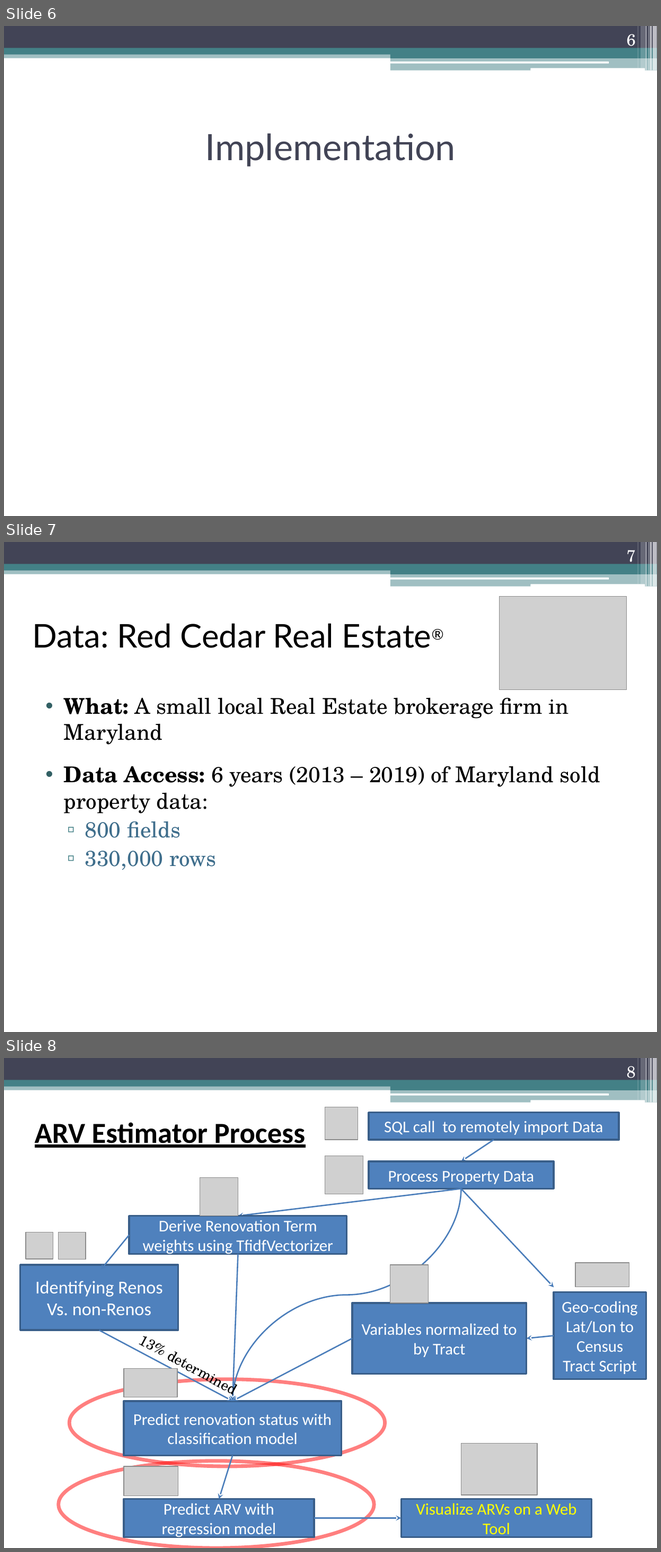
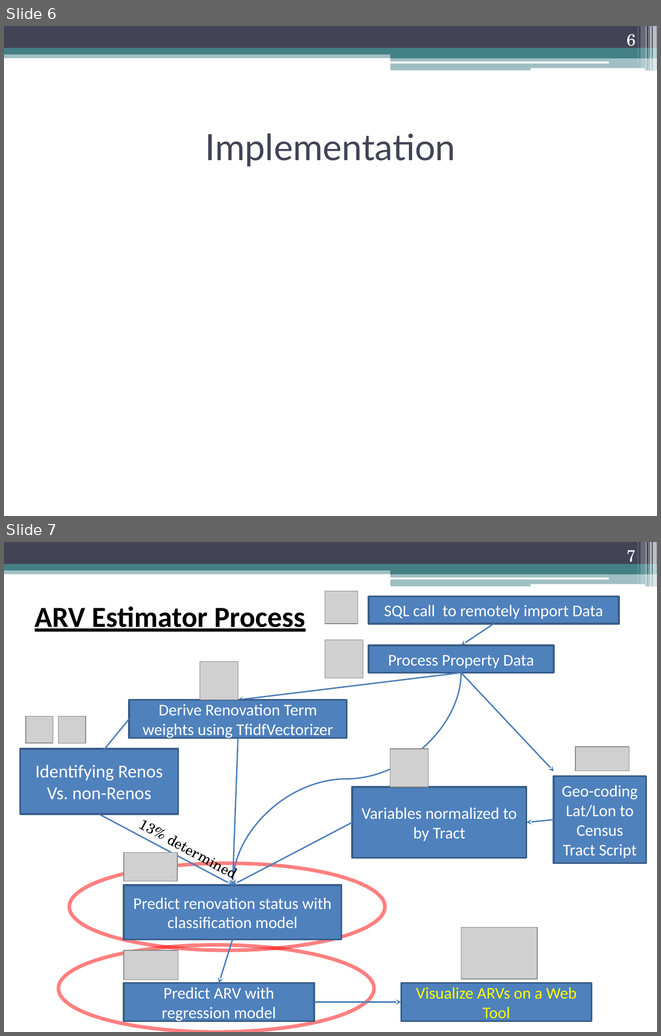
Before and after one commit to JosephGirsch/portfolio, a slide deck: assets/After-Repair Value Prediction Tool Presentation.pptx. Shown one above the other, each under a label of ours: slides 6, 7 and 8 before the commit, slides 6 and 7 after it. The pictures are 661x1552 and 661x1036 pixels, drawn with LibreOffice and Linux fonts; fonts in the diff are those of the drawing; grey boxes stand for pictures. Boxes give left, top, right and bottom in pixels: in the first picture for what was removed or moved away, otherwise in the second. Text is boxed around its words. In the diff, an @@ line names an element or a change of style, - is before the commit and + after.

Commit message:
removed R Cedar slide

```diff
--- a/assets/After-Repair Value Prediction Tool Presentation.pptx
+++ b/assets/After-Repair Value Prediction Tool Presentation.pptx
@@ slide 7 removed at box(4, 542, 657, 1032), background #FFFFFF; not listed: 13 template elements that a slide beside it also shows @@
@@ page number removed at box(627, 550, 636, 566) @@
-7
@@ picture removed at box(499, 596, 626, 689) @@
@@ title removed at box(32, 623, 432, 648) @@
-Data: Red Cedar Real Estate®
@@ text removed at box(64, 697, 600, 870) @@
-• What: A small local Real Estate brokerage firm in Maryland
-• Data Access: 6 years (2013 – 2019) of Maryland sold property data:
-  ▫ 800 fields
-  ▫ 330,000 rows
@@ what was slide 8 is now slide 7 @@
@@ page number at box(627, 550, 636, 566): text changed @@
-8
+7
```
